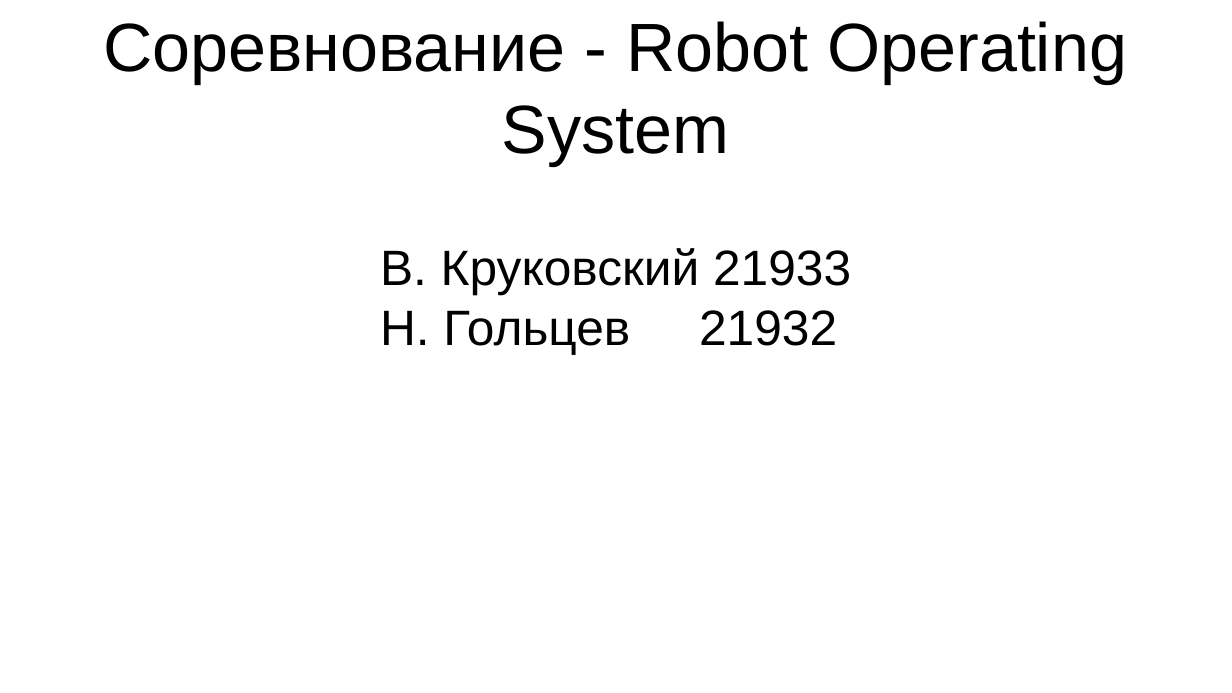
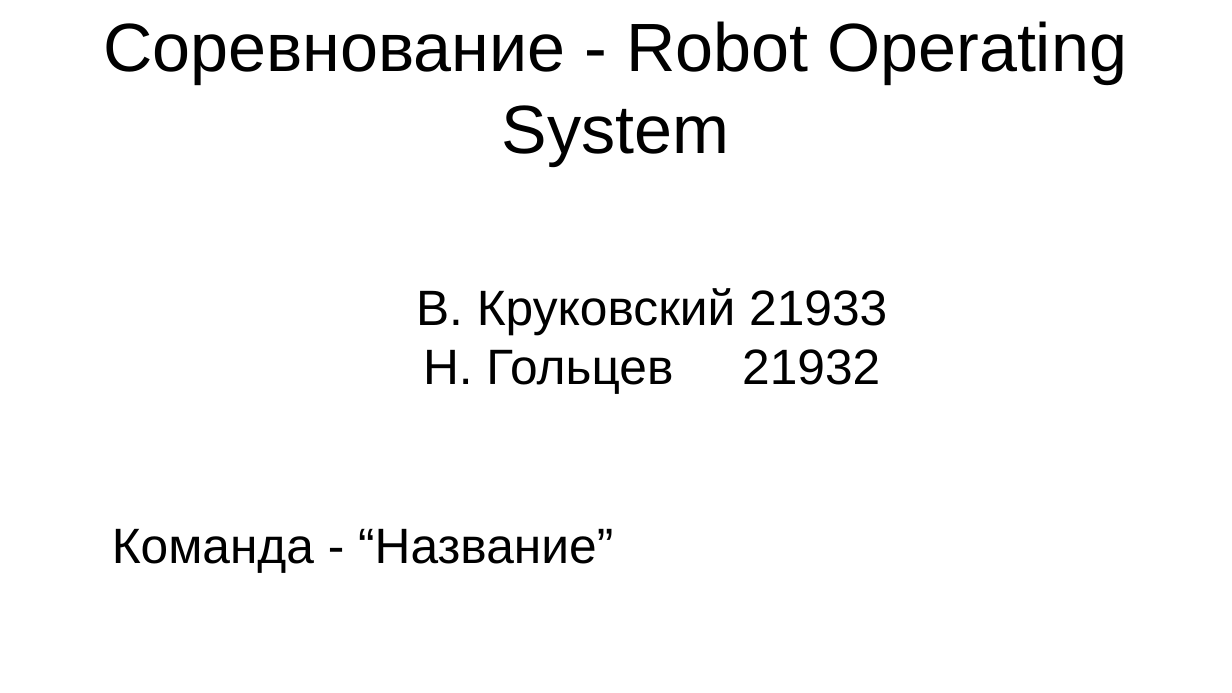
Before and after one commit to NikitaGoltsev/Auto_Race_challange, a slide deck: slide 1 of presintation.odp. Drawn at 1232x693 pixels with LibreOffice and Linux fonts; fonts in the diff are those of the drawing. Boxes give left, top, right and bottom in pixels: in the first picture for what was removed or moved away, otherwise in the second. Text is boxed around its words. In the diff, an @@ line names an element or a change of style, - is before the commit and + after.

```diff
--- a/presintation.odp
+++ b/presintation.odp
@@ subtitle "В. Круковский 21933" moved from (x1=380, y1=248, x2=851, y2=354) to (x1=112, y1=288, x2=887, y2=573) @@
@@ subtitle at (x1=112, y1=528, x2=613, y2=573): paragraph added @@
+Команда - “Название”
```
Also in this commit, not shown: 6 other slides changed.
